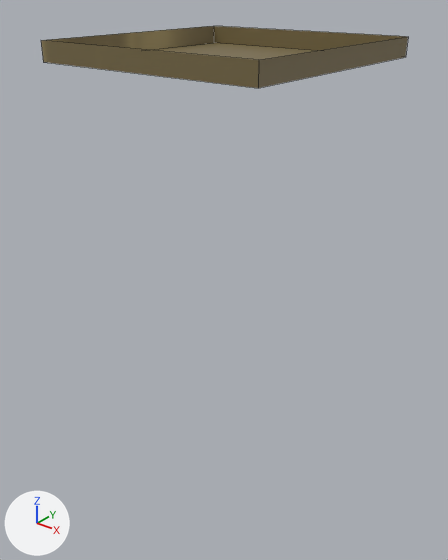
Before and after pictures for a commit that changed the Blender file Models/props/Crate/fragments/crate fragments3.blend.
Both versions are drawn from a 50 mm lens placed at (2.08, -2.82, 0.33), pointed at (-0.21, 0.04, -1.45). Arrows for +X, +Y and +Z are at lower left; the lights stay in place. Mesh edges are drawn as thin lines.

Before the edit, the objects in view are built like this:
```python
me_cube_003 = bpy.data.meshes.new('Cube.003')
me_cube_003.from_pydata(...)  # 9 vertices, 5 faces; spans x -0.76..0.61, y -0.77..0.61, z -3.68..0.05
me_cube_003.materials.append(mat_crate)  # picture img_crate
ob_cratefragment3 = bpy.data.objects.new('CrateFragment3', me_cube_003)
ob_cratefragment3.location = (0.0, 0.0, 0.0)
```
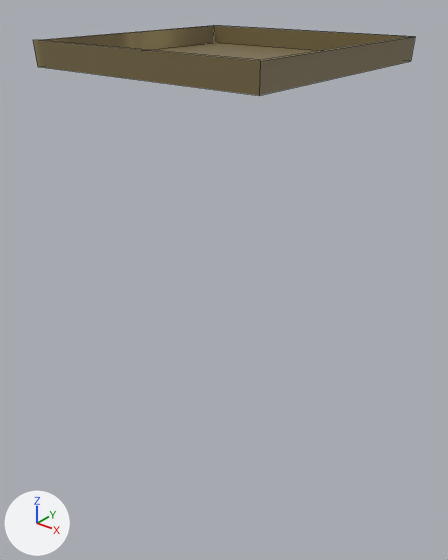
Pixel boxes [x1, y1, x2, y2] of what changed, in the pictures (448 x 560 px):
'CrateFragment3', modifiers changed
    before: [41, 26, 408, 88]
    after: [33, 25, 415, 96]

What the commit changed:
Object 'CrateFragment3' (ob_cratefragment3) gains a SOLIDIFY modifier named 'Solidify'.
Modifier setting: thickness = 0.04.
